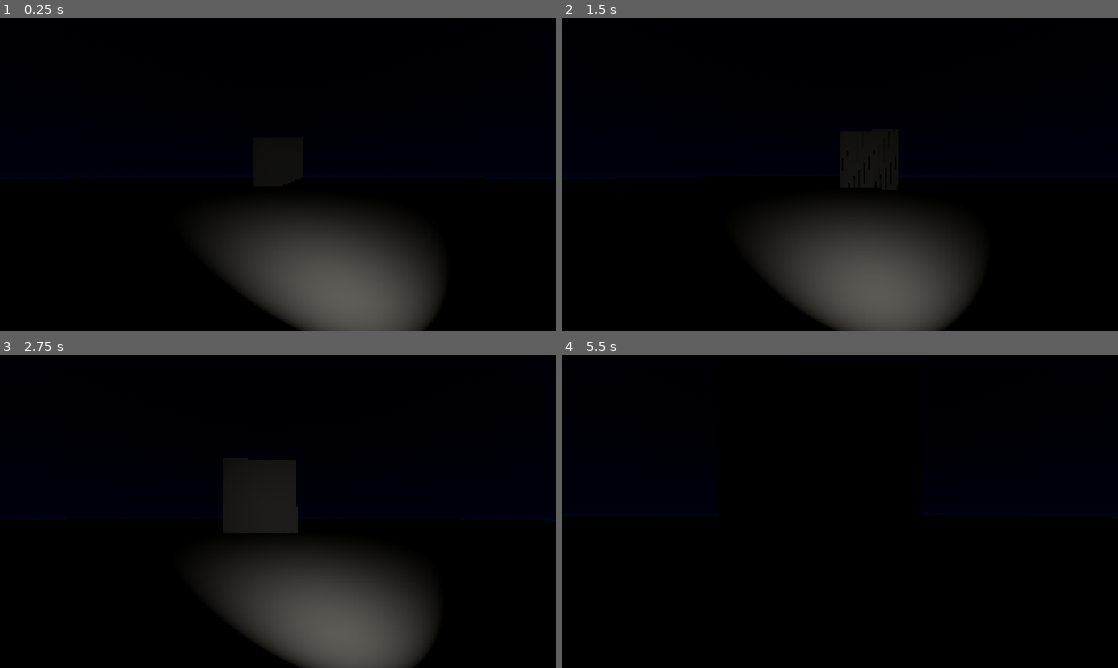
Above: before the commit, frames 1-4 (two rows, left to right).
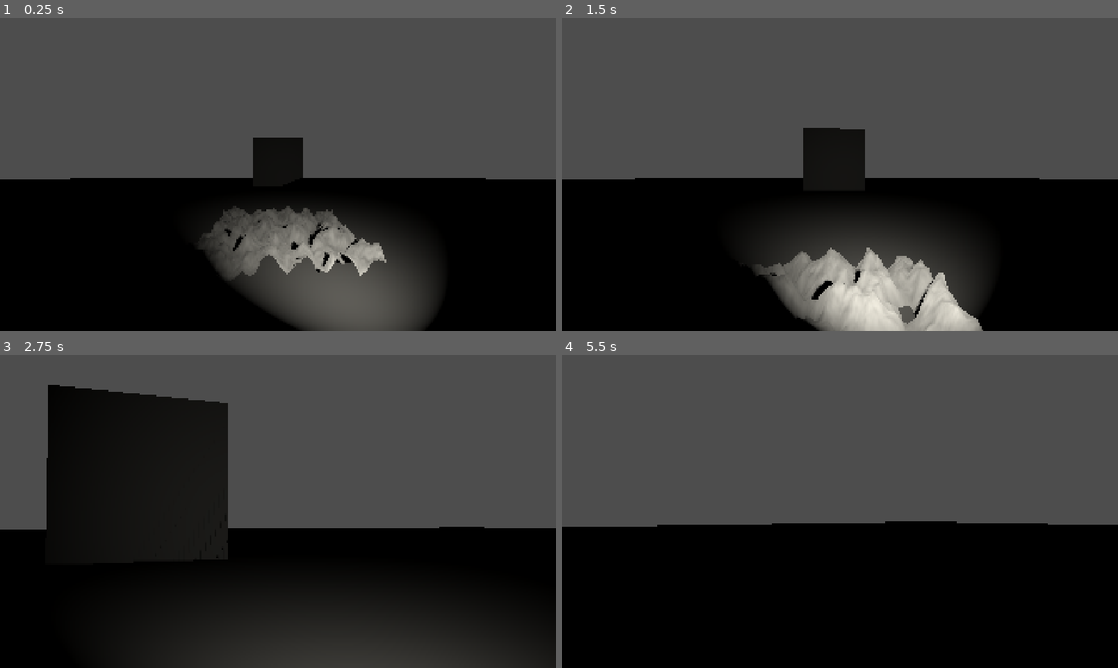
Above: after the commit, the same moments.

Repository: Marko534/godot-fluidsim-lbm
Game: Godot game, scene res://main.tscn
Two runs of this game, one before a commit and one after it. Both use one fixed random seed, a clock stepped at 60 frames per second and the inputs below.
Inputs (mouse positions are in pixels of both pictures, inside the frame that each line leads up to):
- Up to frame 1 (0.25 s): no input
- Up to frame 2 (1.5 s): tap Enter at 0.5 s; move the mouse to (867, 174) at 0.52 s; hold Right mouse button (aim, bound only after the commit) 0.53-1.28 s; hold W (move_forward) from 0.53 s (still down); move the mouse to (812, 174) at 1.27 s; tap Shift (sprint) at 1.35 s
- Up to frame 3 (2.75 s): keep holding W (move_forward); right-click (250, 511) at 1.55 s; move the mouse to (289, 505) at 2.02 s; hold Right mouse button (aim, bound only after the commit) from 2.03 s (still down)
- Up to frame 4 (5.5 s): keep holding W (move_forward); move the mouse to (834, 517) at 2.77 s; release Right mouse button (aim, bound only after the commit) at 2.78 s; tap F at 2.85 s; right-click (834, 517) at 3.05 s; tap Space at 3.5 s; move the mouse to (878, 514) at 3.52 s; hold Right mouse button (aim, bound only after the commit) 3.53-4.28 s; tap B at 3.6 s; move the mouse to (795, 508) at 4.27 s; right-click (795, 508) at 4.35 s; move the mouse to (845, 511) at 5.02 s; hold Right mouse button (aim, bound only after the commit) from 5.03 s (still down); tap Shift (sprint) at 5.1 s

The runs differ from the first frame. In frame 1, 55% of the frame differs, in the area x 0-100%, y 0-84%; in frame 2, 57%, in the area x 0-100%, y 0-100%; in frame 3, 56%; in frame 4, 54%.

Commit message:
First shader experiment with mesh.

Diff:
--- /dev/null
+++ b/first_shader.gdshader
@@ -0,0 +1,17 @@
+shader_type spatial;
+
+uniform float height_scale = 0.5;
+uniform sampler2D noise;
+uniform sampler2D normalmap;
+
+varying vec2 tex_position;
+
+void vertex() {
+  tex_position = VERTEX.xz / 2.0 + 0.5;
+  float height = texture(noise, tex_position).x;
+  VERTEX.y += height * height_scale;
+}
+
+void fragment() {
+  NORMAL_MAP = texture(normalmap, tex_position).xyz;
+}
--- a/main.tscn
+++ b/main.tscn
@@ -1,8 +1,7 @@
 [gd_scene format=3 uid="uid://wdnvcxxkyl20"]
 
-[ext_resource type="Environment" uid="uid://c2o4rk4p50u2" path="res://main2.tres" id="1_0xm2m"]
 [ext_resource type="PackedScene" uid="uid://dthbml8cuqdw0" path="res://player.tscn" id="1_ig7tw"]
-[ext_resource type="Script" uid="uid://ll1tthvw6mlp" path="res://world_environment.gd" id="2_h2yge"]
+[ext_resource type="Shader" uid="uid://duahgkdee06mq" path="res://first_shader.gdshader" id="2_0xm2m"]
 
 [sub_resource type="WorldBoundaryShape3D" id="WorldBoundaryShape3D_7dm0k"]
 
@@ -15,6 +14,29 @@
 [sub_resource type="BoxMesh" id="BoxMesh_0xm2m"]
 size = Vector3(4, 4, 4)
 
+[sub_resource type="FastNoiseLite" id="FastNoiseLite_0xm2m"]
+
+[sub_resource type="NoiseTexture2D" id="NoiseTexture2D_0xm2m"]
+noise = SubResource("FastNoiseLite_0xm2m")
+
+[sub_resource type="FastNoiseLite" id="FastNoiseLite_h2yge"]
+
+[sub_resource type="NoiseTexture2D" id="NoiseTexture2D_1bvp3"]
+noise = SubResource("FastNoiseLite_h2yge")
+as_normal_map = true
+
+[sub_resource type="ShaderMaterial" id="ShaderMaterial_h2yge"]
+render_priority = 0
+shader = ExtResource("2_0xm2m")
+shader_parameter/height_scale = 0.5
+shader_parameter/noise = SubResource("NoiseTexture2D_0xm2m")
+shader_parameter/normalmap = SubResource("NoiseTexture2D_1bvp3")
+
+[sub_resource type="PlaneMesh" id="PlaneMesh_h2yge"]
+material = SubResource("ShaderMaterial_h2yge")
+subdivide_width = 32
+subdivide_depth = 32
+
 [node name="Main" type="Node3D" unique_id=1201869165]
 
 [node name="Floor" type="StaticBody3D" parent="." unique_id=1686045979]
@@ -26,10 +48,6 @@
 transform = Transform3D(1, 0, 0, 0, 1, 0, 0, 0, 1, 0.047036886, -9.536743e-07, 0.023557663)
 mesh = SubResource("PlaneMesh_ig7tw")
 
-[node name="WorldEnvironment" type="WorldEnvironment" parent="." unique_id=1915966006]
-environment = ExtResource("1_0xm2m")
-script = ExtResource("2_h2yge")
-
 [node name="Box" type="StaticBody3D" parent="." unique_id=1611278283]
 transform = Transform3D(1, 0, 0, 0, 1, 0, 0, 0, 1, 0, 2, -14.718)
 metadata/_edit_group_ = true
@@ -40,18 +58,21 @@
 [node name="MeshInstance3D" type="MeshInstance3D" parent="Box" unique_id=2074951902]
 mesh = SubResource("BoxMesh_0xm2m")
 
-[node name="DirectionalLight3D" type="DirectionalLight3D" parent="." unique_id=1410051155]
-transform = Transform3D(0.86090183, 0.0940653, 0.49999997, -0.4685432, 0.5295916, 0.70710677, -0.1982817, -0.8430209, 0.49999997, 0, 0, 0)
-visible = false
-light_color = Color(0.22720465, 0.23754048, 0.32480085, 1)
-light_energy = 0.2
-
 [node name="Player" parent="." unique_id=1626674404 instance=ExtResource("1_ig7tw")]
 transform = Transform3D(1, 0, 0, 0, 1, 0, 0, 0, 1, 0, 1.1090586, 0)
 
-[node name="Sun" type="DirectionalLight3D" parent="." unique_id=385630530]
+[node name="Env" type="Node3D" parent="." unique_id=44473096]
+
+[node name="WorldEnvironment" type="WorldEnvironment" parent="Env" unique_id=1915966006]
+
+[node name="Sun" type="DirectionalLight3D" parent="Env" unique_id=385630530]
 transform = Transform3D(0.8609017, 0.09406524, 0.5, -0.46854314, 0.5295917, 0.70710677, -0.19828168, -0.84302104, 0.49999997, 0, 0, 0)
 visible = false
+light_energy = 0.8
 
-[node name="Moon" type="Node3D" parent="." unique_id=1463443792]
+[node name="Moon" type="Node3D" parent="Env" unique_id=1463443792]
 visible = false
+
+[node name="MeshInstance3D" type="MeshInstance3D" parent="." unique_id=1966157195]
+transform = Transform3D(1, 0, 0, 0, 1, 0, 0, 0, 1, 0, -0.07726002, -2.4455225)
+mesh = SubResource("PlaneMesh_h2yge")
--- a/project.godot
+++ b/project.godot
@@ -80,3 +80,9 @@
 , Object(InputEventJoypadButton,"resource_local_to_scene":false,"resource_name":"","device":-1,"button_index":1,"pressure":0.0,"pressed":true,"script":null)
 ]
 }
+aim={
+"deadzone": 0.2,
+"events": [Object(InputEventMouseButton,"resource_local_to_scene":false,"resource_name":"","device":-1,"window_id":0,"alt_pressed":false,"shift_pressed":false,"ctrl_pressed":false,"meta_pressed":false,"button_mask":2,"position":Vector2(341, 21),"global_position":Vector2(350, 69),"factor":1.0,"button_index":2,"canceled":false,"pressed":true,"double_click":false,"script":null)
+, Object(InputEventJoypadMotion,"resource_local_to_scene":false,"resource_name":"","device":-1,"axis":4,"axis_value":1.0,"script":null)
+]
+}
Not shown, added: first_shader.gdshader.uid
